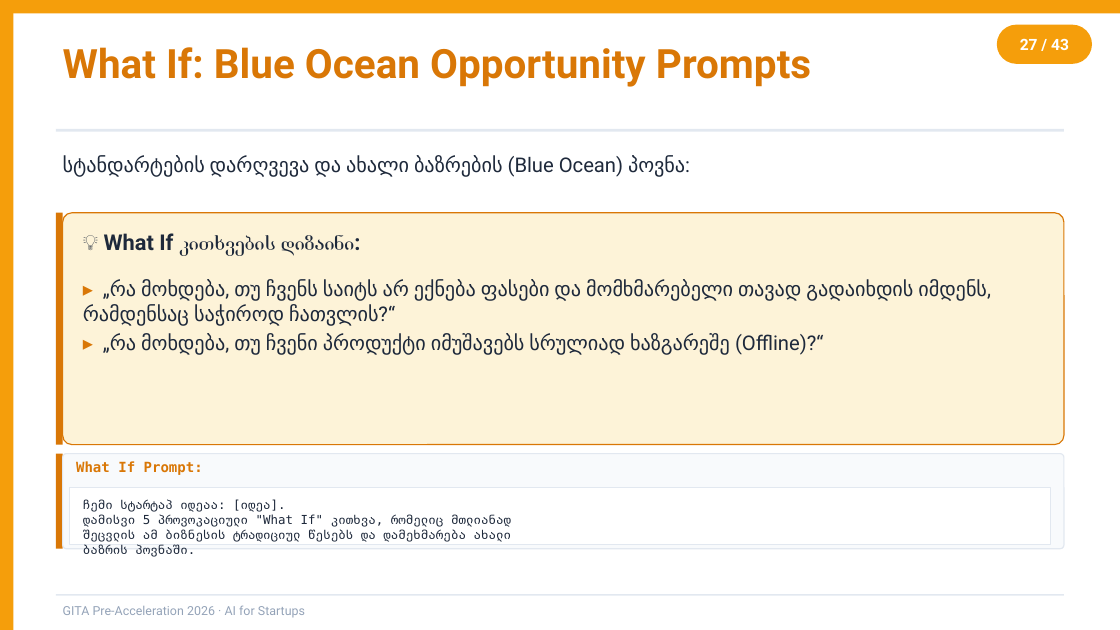
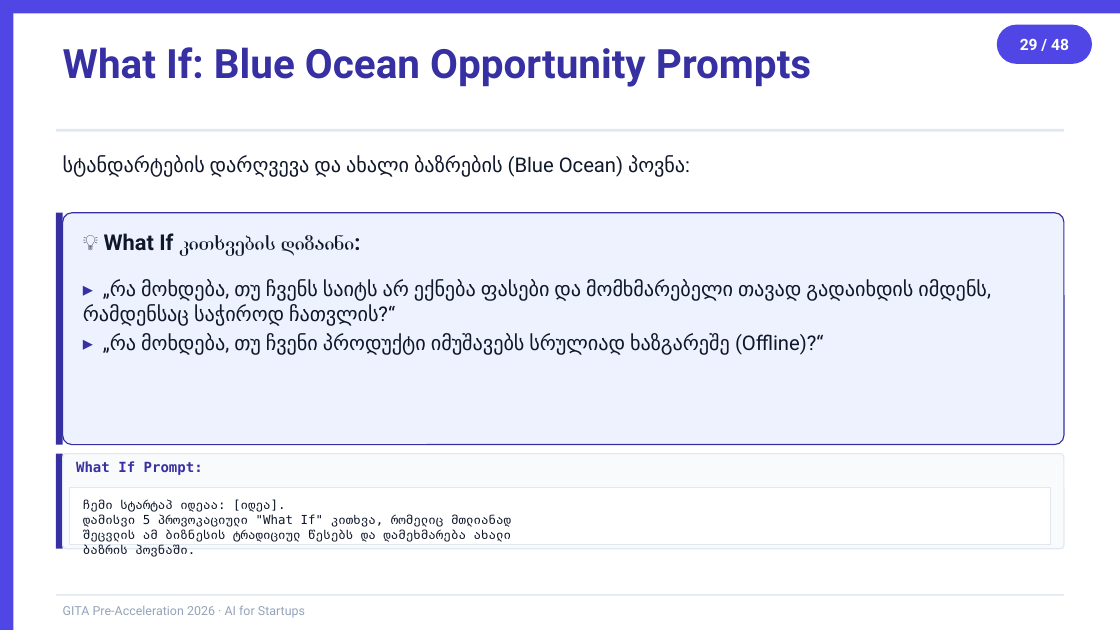
Before and after one commit to basilaia123/ai2026, a slide deck: slide 29 of GITA/Pre-Acceleration/2026-5h-AI-for-Startups/day1-slides.pptx (slide 27 before the commit). Drawn at 1120x630 pixels with LibreOffice and Linux fonts; fonts in the diff are those of the drawing. Boxes give left, top, right and bottom in pixels: in the first picture for what was removed or moved away, otherwise in the second. Text is boxed around its words. In the diff, an @@ line names an element or a change of style, - is before the commit and + after.

```diff
--- a/GITA/Pre-Acceleration/2026-5h-AI-for-Startups/day1-slides.pptx
+++ b/GITA/Pre-Acceleration/2026-5h-AI-for-Startups/day1-slides.pptx
@@ fill #F59E0B to #4F46E5 in 3 elements at (0, 0, 13, 629), (0, 0, 1120, 13), (997, 25, 1092, 64) @@
@@ text "What If: Blue Ocean Opportunity ..." at (63, 47, 811, 87): text colour #D97706 to #3730A3 @@
@@ text in rounded rectangle at (1020, 39, 1069, 50): text changed @@
-27 / 43
+29 / 48
@@ rectangle at (56, 213, 63, 445): fill #D97706 to #3730A3 @@
@@ rounded rectangle at (63, 213, 1064, 445): fill #FDF3D8 to #EEF2FF; outline #D97706 0.75 pt to #3730A3 0.75 pt @@
@@ text "▸ „რა მოხდება, თუ ჩვენს ..." at (83, 280, 987, 355): text colour #D97706 to #3730A3 in "▸", "▸"; text colour #1E293B to #0F172A @@
@@ rectangle at (56, 454, 63, 549): fill #D97706 to #3730A3 @@
@@ text "What If Prompt:" at (76, 461, 203, 475): text colour #D97706 to #3730A3 @@
@@ text colour #1E293B to #0F172A in 3 elements at (63, 156, 685, 177), (104, 233, 354, 256), (83, 499, 512, 542) @@
```
Also in this commit, not shown: 41 other slides changed, 6 slides added, 1 slide removed, 6 other files.
